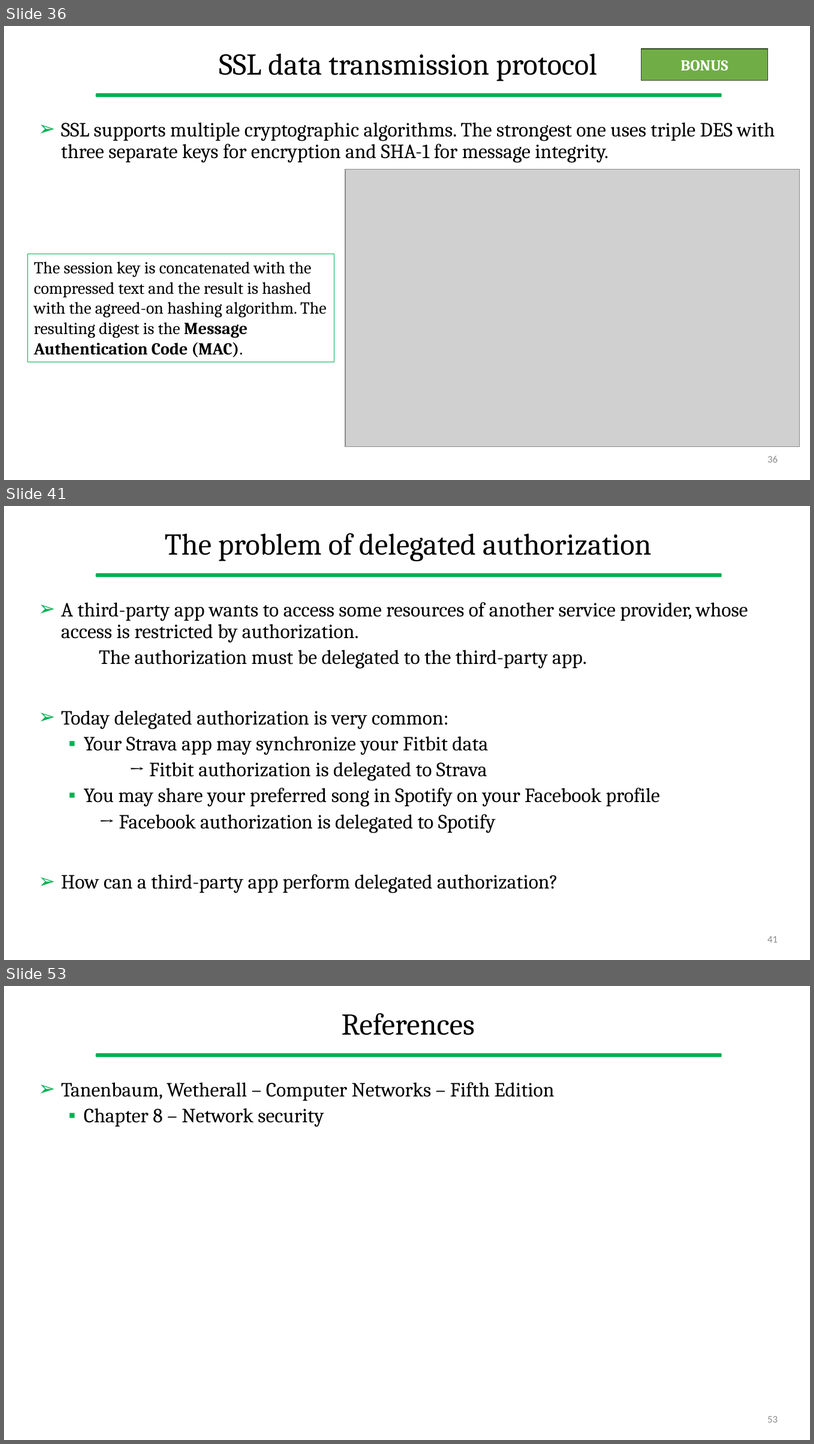
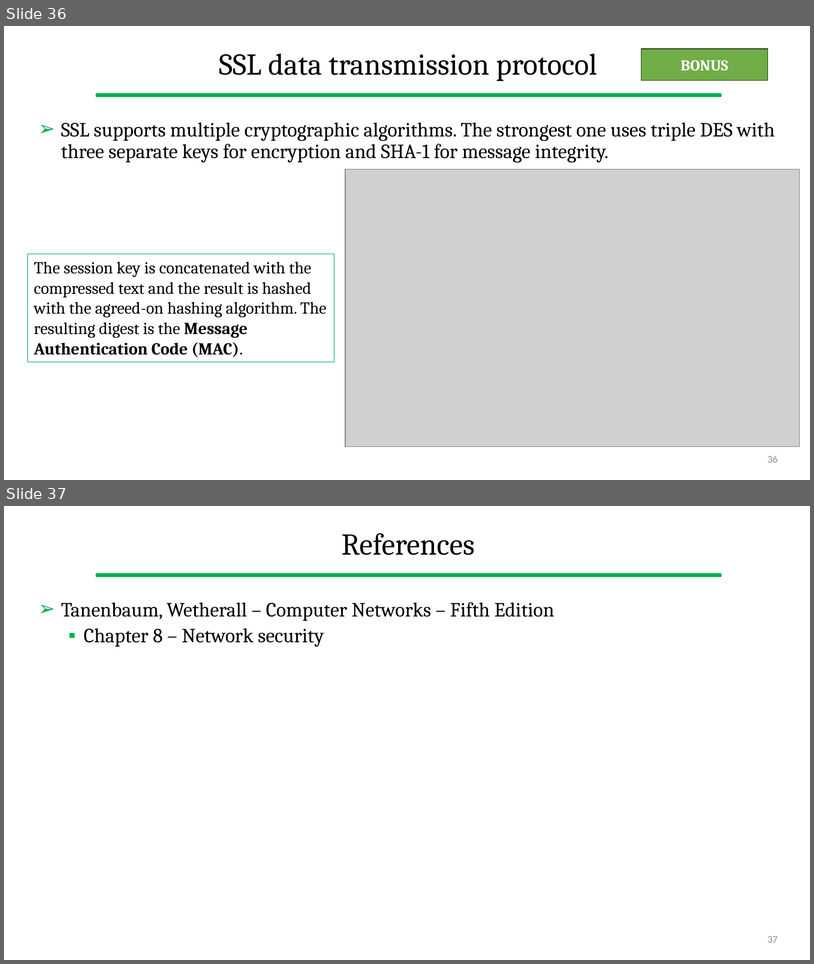
Before and after one commit to gcappon/bwthw, a slide deck: theory_08-elements_of_network_security/theory_08-elements_of_network_security.pptx. Shown one above the other, each under a label of ours: slides 36, 41 and 53 before the commit, slides 36 and 37 after it; the slides between them are not shown. The pictures are 814x1444 and 814x964 pixels, drawn with LibreOffice and Linux fonts; fonts in the diff are those of the drawing; grey boxes stand for pictures. Boxes give left, top, right and bottom in pixels: in the first picture for what was removed or moved away, otherwise in the second. Text is boxed around its words. In the diff, an @@ line names an element or a change of style, - is before the commit and + after.

```diff
--- a/theory_08-elements_of_network_security/theory_08-elements_of_network_security.pptx
+++ b/theory_08-elements_of_network_security/theory_08-elements_of_network_security.pptx
@@ slide 41 removed at bbox=[4, 506, 810, 960], background #FFFFFF; not listed: 1 template element that a slide beside it also shows @@
@@ title removed at bbox=[165, 533, 651, 561] @@
-The problem of delegated authorization
@@ text removed at bbox=[61, 602, 749, 893] @@
-➢ A third-party app wants to access some resources of another service provider, whose access is restricted by authorization.
-    The authorization must be delegated to the third-party app.
-➢ Today delegated authorization is very common:
-  ▪ Your Strava app may synchronize your Fitbit data
-  → Fitbit authorization is delegated to Strava
-  ▪ You may share your preferred song in Spotify on your Facebook profile
-    → Facebook authorization is delegated to Spotify
-➢ How can a third-party app perform delegated authorization?
@@ page number removed at bbox=[768, 936, 778, 942] @@
-41
@@ what was slide 53 is now slide 37 @@
@@ page number at bbox=[768, 936, 778, 942]: text changed @@
-53
+37
```
Also in this commit, not shown: 3 slides changed, 15 other slides removed, 9 other files.
